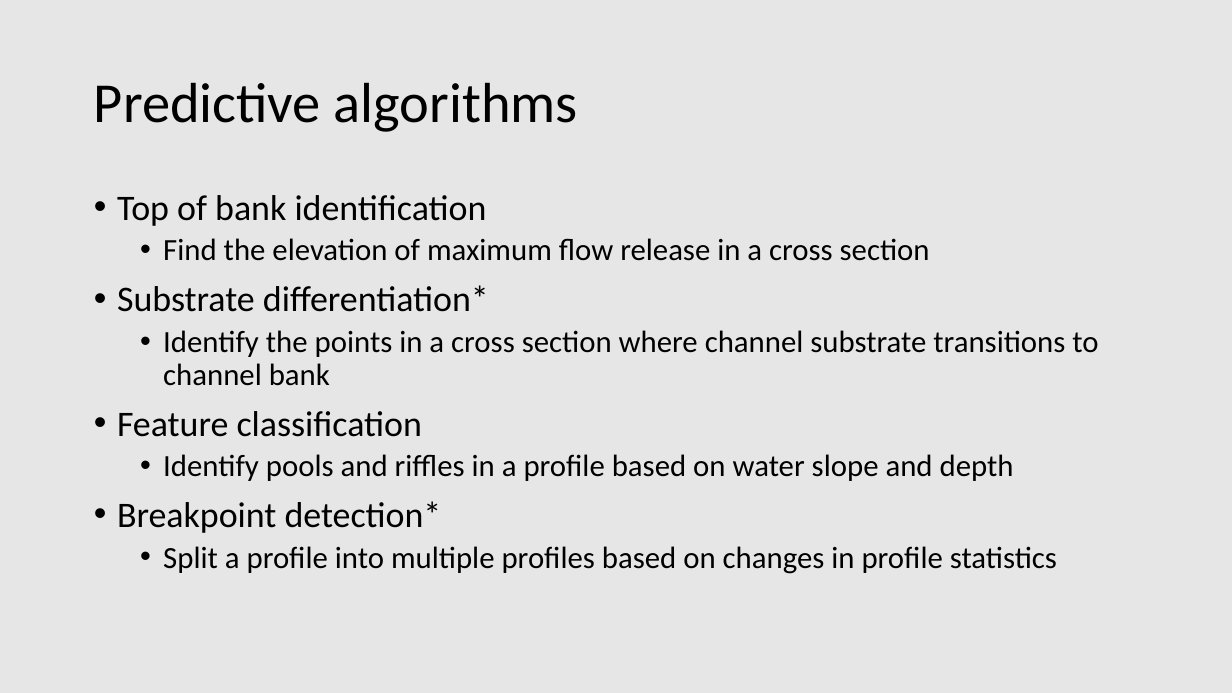
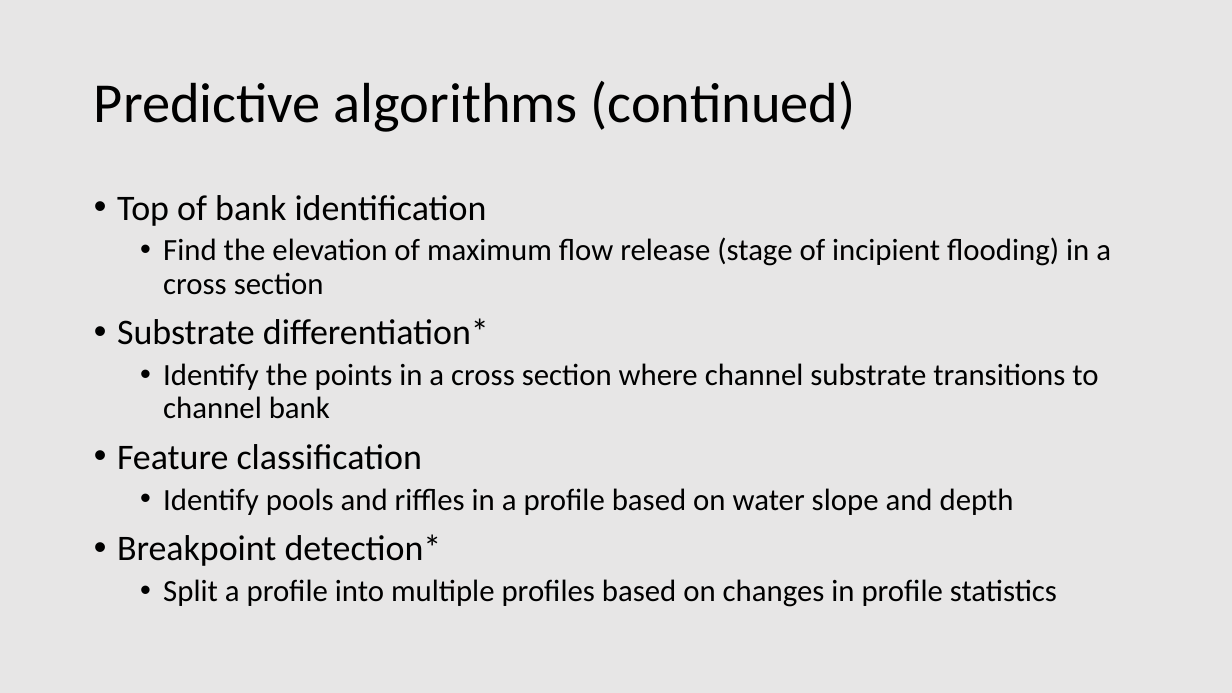
Before and after one commit to rsjones94/presentation-materials, a slide deck: slide 15 of TNAWRA_4-10-2019/jones_randall_pyfluv.pptx. Drawn at 1232x693 pixels with LibreOffice and Linux fonts; fonts in the diff are those of the drawing. Boxes give left, top, right and bottom in pixels: in the first picture for what was removed or moved away, otherwise in the second. Text is boxed around its words. In the diff, an @@ line names an element or a change of style, - is before the commit and + after.

```diff
--- a/TNAWRA_4-10-2019/jones_randall_pyfluv.pptx
+++ b/TNAWRA_4-10-2019/jones_randall_pyfluv.pptx
@@ title at (x1=94, y1=81, x2=856, y2=132): text changed @@
-Predictive algorithms
+Predictive algorithms (continued)
@@ text at (x1=163, y1=237, x2=1111, y2=295): text changed @@
-  • Find the elevation of maximum flow release in a cross section
+  • Find the elevation of maximum flow release (stage of incipient flooding) in a cross section
```
Also in this commit, not shown: 5 other slides changed.
